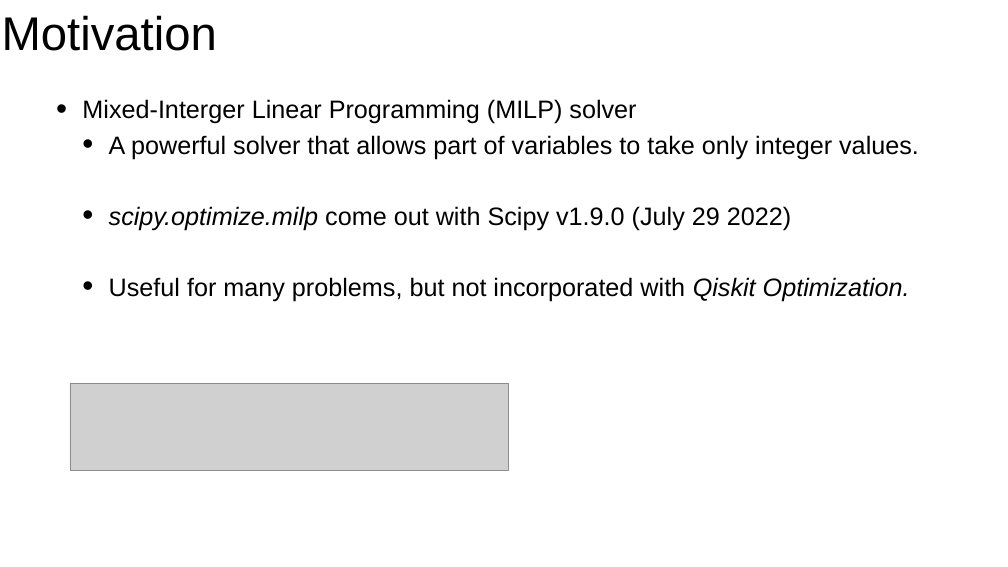
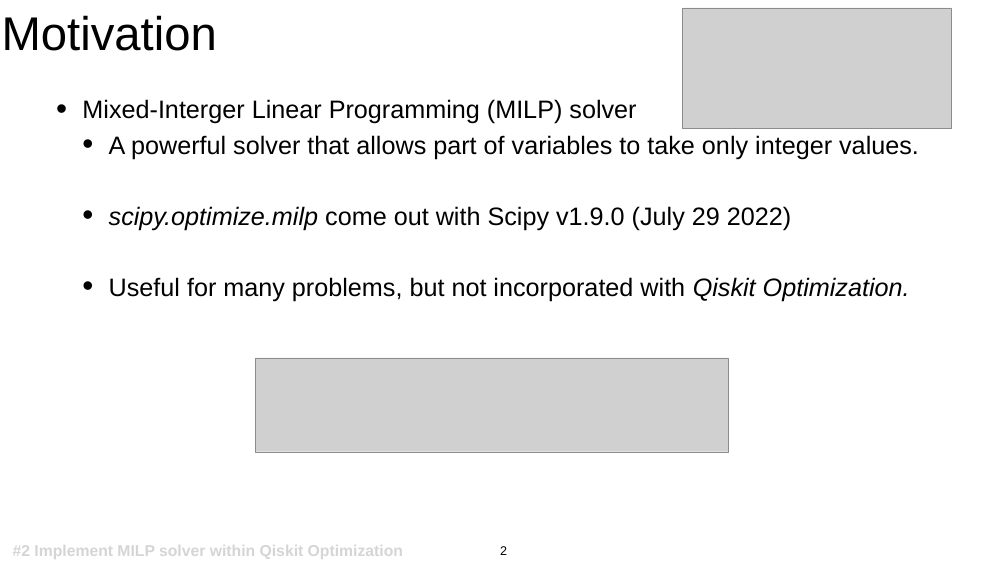
Before and after one commit to Dran-Z/QAMP2022-MILP-solver, a slide deck: slide 2 of slides/Checkpoint-1.pptx (slide 3 before the commit). Drawn at 1008x567 pixels with LibreOffice and Linux fonts; fonts in the diff are those of the drawing; grey boxes stand for pictures. Boxes give left, top, right and bottom in pixels: in the first picture for what was removed or moved away, otherwise in the second. Text is boxed around its words. In the diff, an @@ line names an element or a change of style, - is before the commit and + after.

```diff
--- a/slides/Checkpoint-1.pptx
+++ b/slides/Checkpoint-1.pptx
@@ picture added at <box>682,8,951,128</box> @@
@@ picture: place and size @@
-picture at <box>70,383,508,470</box>
+picture at <box>255,358,728,452</box>
@@ text added at <box>13,545,403,559</box>, 30 pt, text #D5D5D5, bold @@
+#2 Implement MILP solver within Qiskit Optimization
@@ page number added at <box>500,546,507,555</box>, 24 pt, text #000000 @@
+2
```
Also in this commit, not shown: 2 other slides changed, 1 slide removed, 4 other files.
